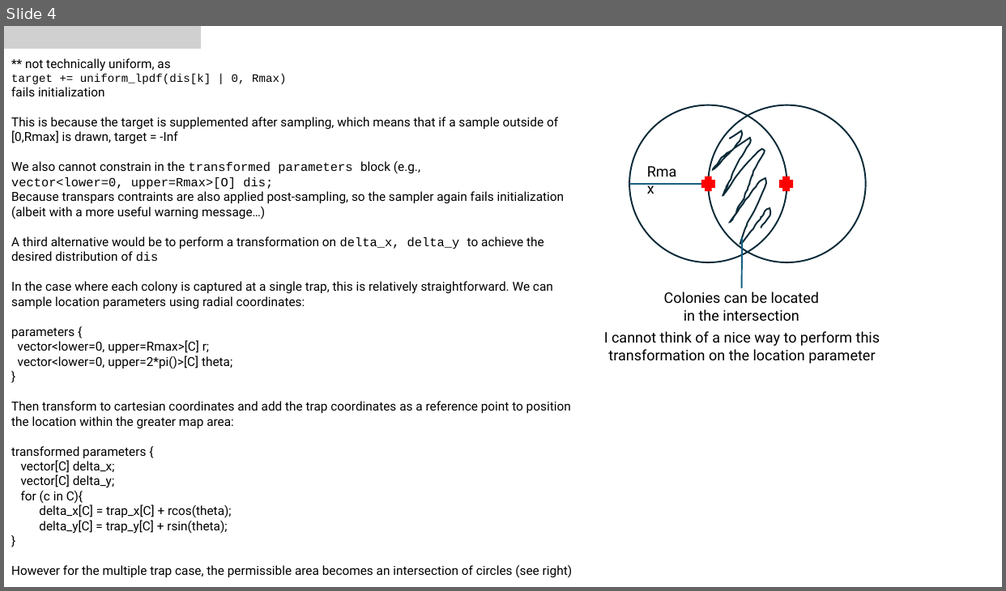
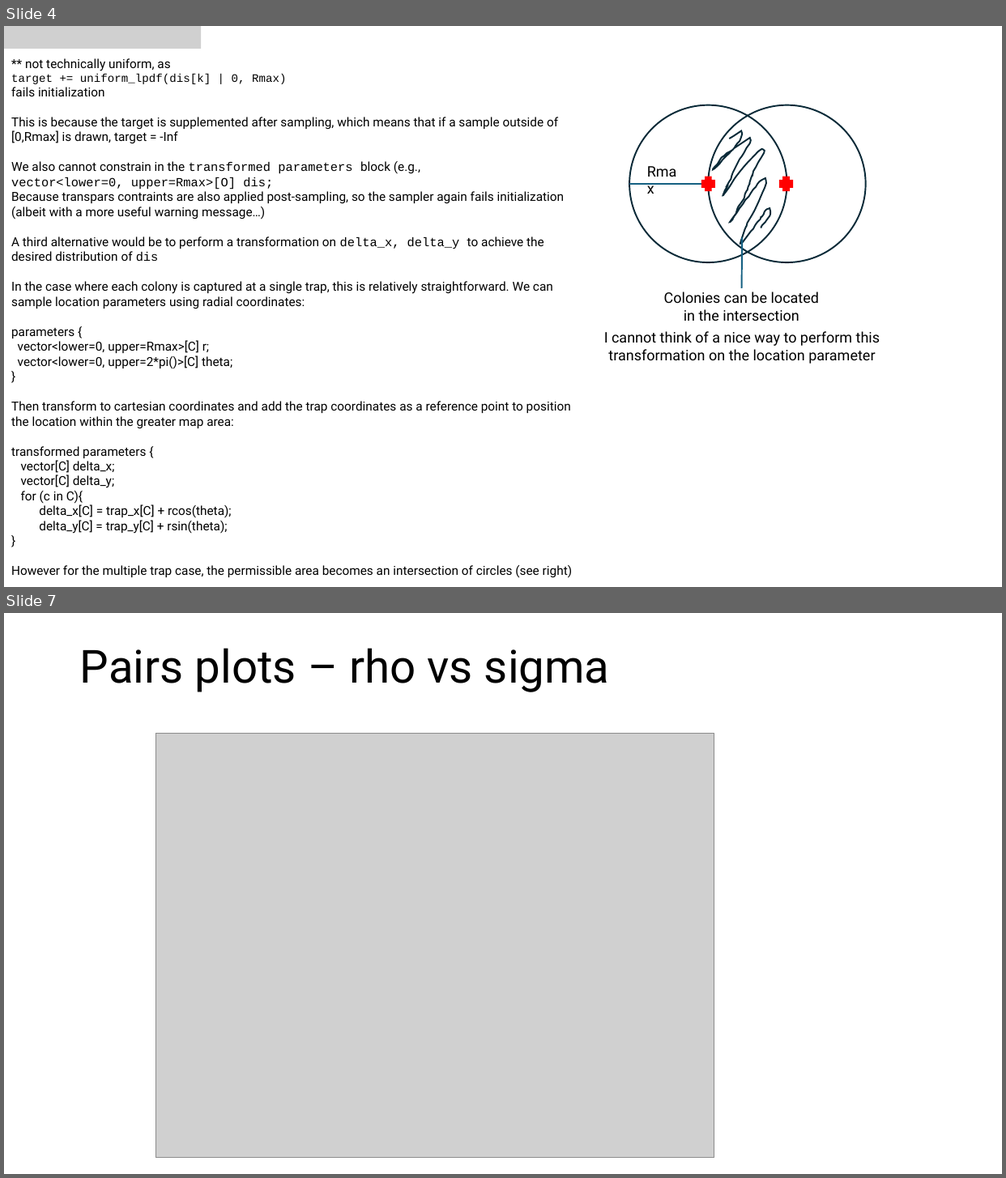
Before and after one commit to jmelanson98/fv_landscapeforaging, a slide deck: docs/bounding_colony_locations.pptx. Shown one above the other, each under a label of ours: slide 4 before the commit, slides 4 and 7 after it; the slides between them are not shown. The pictures are 1006x591 and 1006x1178 pixels, drawn with LibreOffice and Linux fonts; fonts in the diff are those of the drawing; grey boxes stand for pictures. Boxes give left, top, right and bottom in pixels: in the first picture for what was removed or moved away, otherwise in the second. Text is boxed around its words. In the diff, an @@ line names an element or a change of style, - is before the commit and + after.

```diff
--- a/docs/bounding_colony_locations.pptx
+++ b/docs/bounding_colony_locations.pptx
@@ slide 7 added at box(4, 613, 1002, 1174), background #FFFFFF @@
@@ title added at box(80, 648, 610, 692), 44 pt, text #000000 @@
+Pairs plots – rho vs sigma
@@ picture added at box(156, 733, 714, 1158) @@
```
Also in this commit, not shown: 2 other slides added, 1 slide removed, 6 other files.
